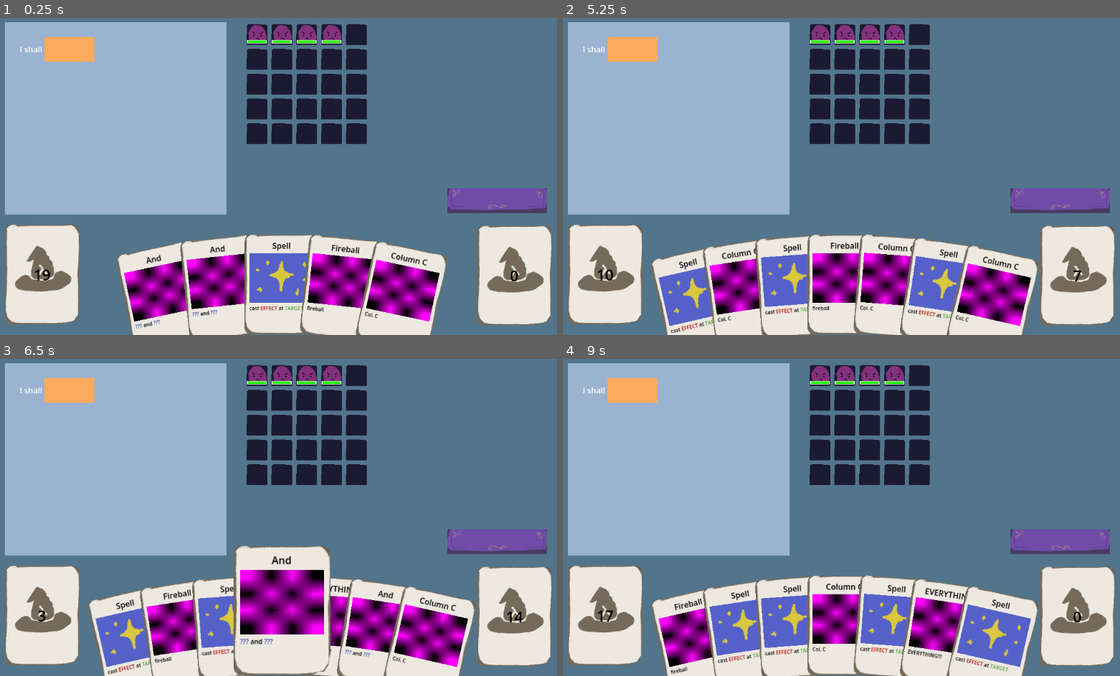
Above: before the commit, frames 1-4 (two rows, left to right).
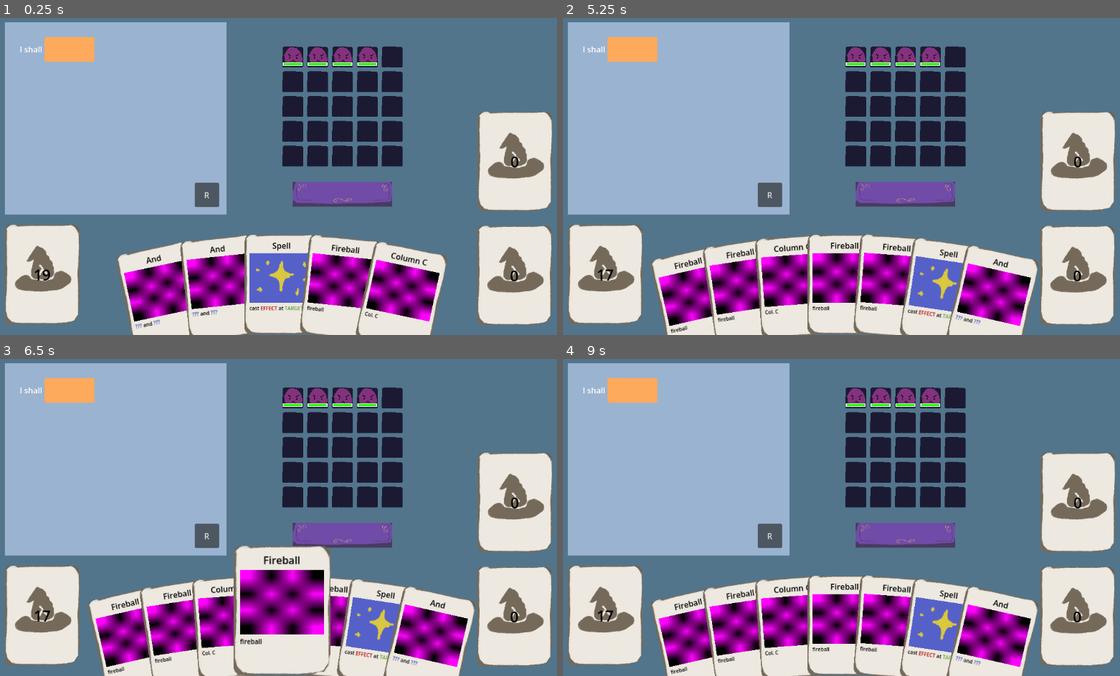
Above: after the commit, the same moments.

Repository: FlyingCheeseDemon/lexomancer
Game: Godot game, scene res://scenes/main.tscn
Same seed, same stepped clock (60 frames per second), same inputs: the game is played once before the commit and once after it.
Inputs (mouse positions are in pixels of both pictures, inside the frame that each line leads up to; where the layout moved, square brackets give the same spot in the first picture):
- Up to frame 1 (0.25 s): no input
- Up to frame 2 (5.25 s): click (902, 195) [1058, 201] at 0.5 s; click (769, 195) at 1.25 s, where only the run after the commit has a clickable "R"; click (902, 195) [1058, 201] at 2 s; click (769, 195) at 2.75 s, where only the run after the commit has a clickable "R"; click (902, 195) [1058, 201] at 3.5 s; click (769, 195) at 4.25 s, where only the run after the commit has a clickable "R"; tap Enter at 5 s; drag from (629, 49) to (897, 103) at 5.02 s
- Up to frame 3 (6.5 s): tap Space at 5.75 s; drag from (66, 390) to (250, 580) at 5.77 s
- Up to frame 4 (9 s): tap Enter at 6.5, 8 s; move the mouse to (629, 390) at 6.52 s; click (629, 390) at 6.67 s; tap Space at 7.25, 8.75 s; drag from (607, 615) to (668, 466) at 7.27 s; drag from (629, 390) to (869, 514) at 8.02 s; drag from (1075, 615) to (752, 435) at 8.77 s

The runs differ from the first frame. In frame 1, 14% of the frame differs, in the area x 34-100%, y 1-62%; in frame 2, 18%; in frame 3, 19%; in frame 4, 22%, in the area x 26-100%, y 1-99%.

Commit message:
reset button

Diff:
--- a/1_resources/statements/_statement_functions.gd
+++ b/1_resources/statements/_statement_functions.gd
@@ -8,10 +8,9 @@
 	var substatement_1:Statement = self_statement.substatement_pointers[0]
 	var substatement_2:Statement = self_statement.substatement_pointers[1]
 
-	assert(substatement_1.type == substatement_2.type)
-	assert(substatement_1.type != 3) # conjuction type will always be overwritten on use
+	assert(self_statement.type != 3) # conjuction type will always be overwritten on use
 	# {MODIFYING, TARGET, EFFECT, CONJUNCTION, ENTITY}
-	match substatement_1.type:
+	match self_statement.type:
 		0: # modifying. these are full spells, just cast both
 			substatement_1.execute(gamestate)
 			substatement_2.execute(gamestate)
@@ -32,7 +31,6 @@
 		4:
 			# not implemented
 			pass
-
 
 static func execute_spell1(gamestate:Game,self_statement:Statement) -> void:
 	var effect:Statement = self_statement.substatement_pointers[0]
@@ -57,12 +55,11 @@
 		effect_function.call(gamestate.battlefield,target_position)
 
 static func execute_fireball(_gamestate:Game,_self_statement:Statement) -> Callable:
+	var fireball = func (battlefield:Battlefield,target:Vector2i):
+		var entity:Entity = battlefield.get_entity_from_position(target)
+		if entity:
+			entity.change_health(-5)
 	return fireball
-
-static func fireball(battlefield:Battlefield,target:Vector2i) -> void:
-	var entity:Entity = battlefield.get_entity_from_position(target)
-	if entity:
-		entity.change_health(-5)
 
 static func execute_column_2(_gamestate:Game,_self_statement:Statement) -> Array[Vector2i]:
 	var column_2:Array[Vector2i] = [
--- a/scenes/card_areas.tscn
+++ b/scenes/card_areas.tscn
@@ -47,6 +47,12 @@
 offset_right = 1127.0
 offset_bottom = 628.0
 
+[node name="UsedCards" parent="." unique_id=1580323403 instance=ExtResource("4_lttgl")]
+offset_left = 978.0
+offset_top = 198.0
+offset_right = 1128.0
+offset_bottom = 398.0
+
 [node name="Hand" parent="." unique_id=2129383725 instance=ExtResource("5_v8m38")]
 offset_left = 234.0
 offset_top = 446.0
@@ -55,7 +61,15 @@
 max_hand_size = 8
 arch_angle = 15.0
 
+[node name="ResetSpellBookButton" type="Button" parent="." unique_id=1179257774]
+offset_left = 409.0
+offset_top = 341.0
+offset_right = 458.0
+offset_bottom = 390.0
+text = "R"
+
 [node name="DragAndDropHandle" parent="." unique_id=1715192286 instance=ExtResource("6_ijfxj")]
 
 [connection signal="card_dragged_in_hand" from="Hand" to="." method="_on_hand_card_dragged_in_hand"]
 [connection signal="dummy_card_clicked_in_hand" from="Hand" to="." method="_on_dummy_clicked_in_hand"]
+[connection signal="button_up" from="ResetSpellBookButton" to="." method="_on_reset_spell_book_button_button_up"]
--- a/scenes/game.tscn
+++ b/scenes/game.tscn
@@ -20,15 +20,15 @@
 color = Color(0.32143465, 0.45916796, 0.5483141, 1)
 
 [node name="Battlefield" parent="." unique_id=1629556424 instance=ExtResource("2_yqjtg")]
-position = Vector2(509, 17)
+position = Vector2(581, 62)
 
 [node name="CardAreas" parent="." unique_id=1683924763 instance=ExtResource("3_lnu2h")]
 
 [node name="EndTurnButton" type="TextureButton" parent="." unique_id=1035974713]
-offset_left = 917.0
-offset_top = 352.0
-offset_right = 1117.0
-offset_bottom = 402.0
+offset_left = 606.0
+offset_top = 339.0
+offset_right = 806.0
+offset_bottom = 389.0
 texture_normal = ExtResource("6_p57ef")
 
 [connection signal="button_up" from="EndTurnButton" to="." method="_on_end_turn_button_button_up"]
--- a/scripts/card_areas.gd
+++ b/scripts/card_areas.gd
@@ -3,8 +3,10 @@
 @onready var hand:Hand = $Hand
 @onready var deck:CardPile = $DrawPile
 @onready var discard:CardPile = $DiscardPile
+@onready var used:CardPile = $UsedCards
 @onready var spell_book:SpellBook = $SpellBook
 @onready var drag_drop:Control = $DragAndDropHandle
+@onready var reset_button:Button = $ResetSpellBookButton
 
 @onready var statement_manager:StatementManager = $StatementManager
 
@@ -77,6 +79,11 @@
 		discard.add_top_deck(card_ctrl.card)
 		card_ctrl.queue_free()
 
+	# put card from used pile to discard
+	while used.get_length():
+		discard.add_top_deck(used.draw())
+
+	# redraw to ... idk 7?
 	for i in range(7):
 		if deck.get_length() == 0:
 			deck.card_list = discard.card_list
@@ -87,7 +94,6 @@
 
 		var card:Card = deck.draw()
 		hand.add_card(card)
-	# redraw to ... idk 7?
 
 func add_statement_to_spellbook(target:Statement,index:int, stat:Statement) -> void:
 	spell_book.add_statement(target,index, stat)
@@ -103,7 +109,7 @@
 
 	self.add_statement_to_spellbook(parent_statement,clicked_container.index,drag_drop.dragged_card.card.statement)
 
-	discard.add_top_deck(Card.from_statement(Statement.constructor(drag_drop.dragged_card.card.statement.data)))
+	used.add_top_deck(Card.from_statement(Statement.constructor(drag_drop.dragged_card.card.statement.data)))
 	drag_drop.dragged_card = null
 
 func get_root_spell() -> Statement:
@@ -112,3 +118,9 @@
 func reset_spell_blook() -> void:
 	spell_book.clear()
 	self.set_root_spell()
+
+func _on_reset_spell_book_button_button_up() -> void:
+	spell_book.clear()
+	self.set_root_spell()
+	while used.get_length():
+		hand.add_card(used.draw())
